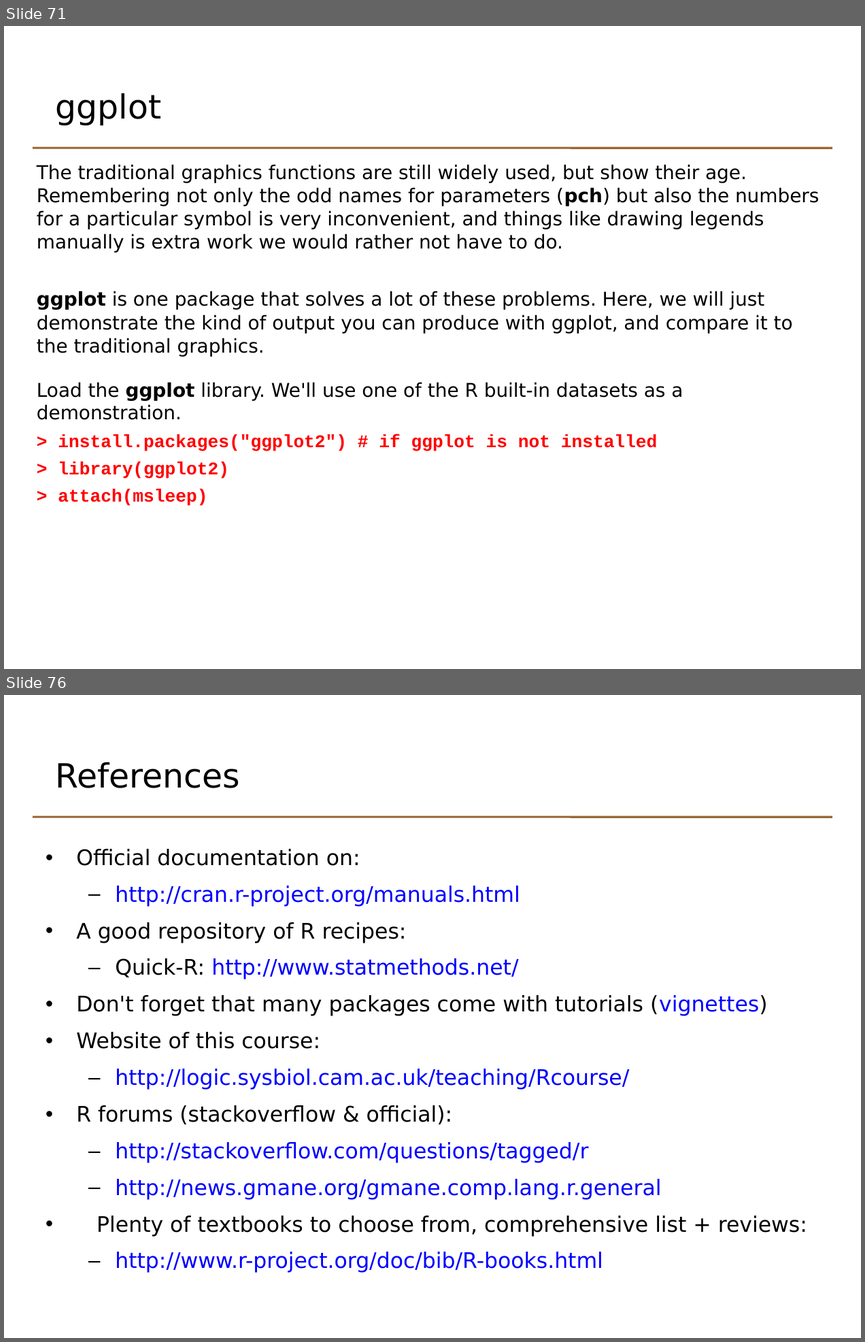
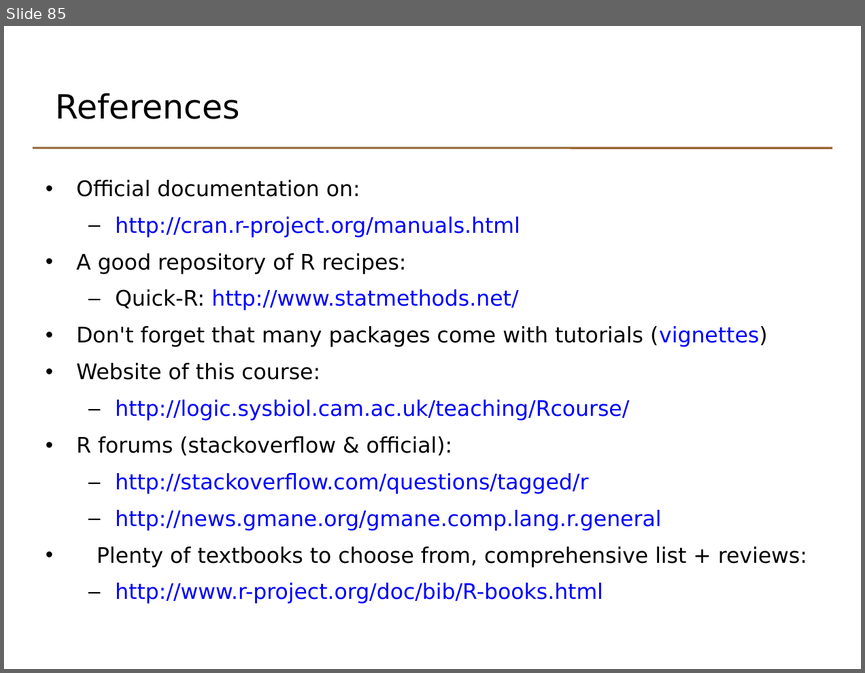
Before and after one commit to johnomics/basicr, a slide deck: Basic_R_Day_2_slides.odp. Shown one above the other, each under a label of ours: slides 71 and 76 before the commit, slide 85 after it; the slides between them are not shown. The pictures are 865x1342 and 865x673 pixels, drawn with LibreOffice and Linux fonts; fonts in the diff are those of the drawing. Boxes give left, top, right and bottom in pixels: in the first picture for what was removed or moved away, otherwise in the second. Text is boxed around its words. In the diff, an @@ line names an element or a change of style, - is before the commit and + after.

Commit message:
Revert graphics section

```diff
--- a/Basic_R_Day_2_slides.odp
+++ b/Basic_R_Day_2_slides.odp
@@ slide 71 removed at <box>4,26,861,669</box>, background #FFFFFF; not listed: 1 template element that a slide beside it also shows @@
@@ text removed at <box>55,93,161,126</box> @@
-ggplot
@@ text removed at <box>37,164,819,505</box> @@
-The traditional graphics functions are still widely used, but show their age. Remembering not only the odd names for parameters (pch) but also the numbers for a particular symbol is very inconvenient, and things like drawing legends manually is extra work we would rather not have to do.
-ggplot is one package that solves a lot of these problems. Here, we will just demonstrate the kind of output you can produce with ggplot, and compare it to the traditional graphics.
-Load the ggplot library. We'll use one of the R built-in datasets as a demonstration.
-> install.packages("ggplot2") # if ggplot is not installed
-> library(ggplot2)
-> attach(msleep)
@@ what was slide 76 is now slide 85 @@
```
Also in this commit, not shown: 1 slide changed, 29 slides added, 19 other slides removed, 13 other files.
